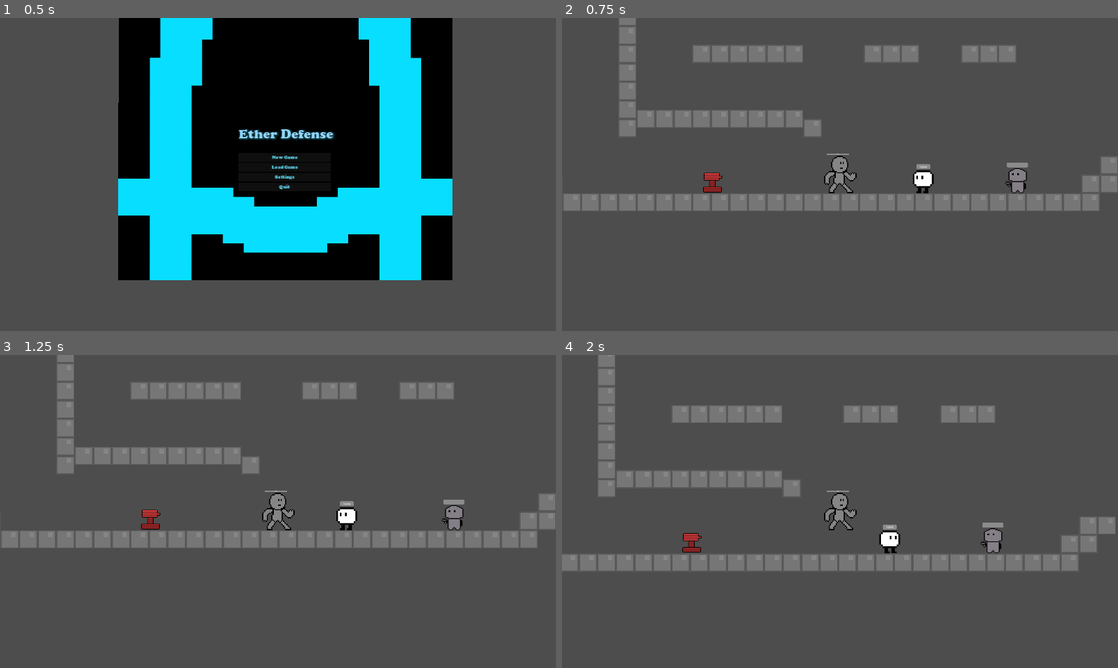
Above: before the commit, frames 1-4 (two rows, left to right).
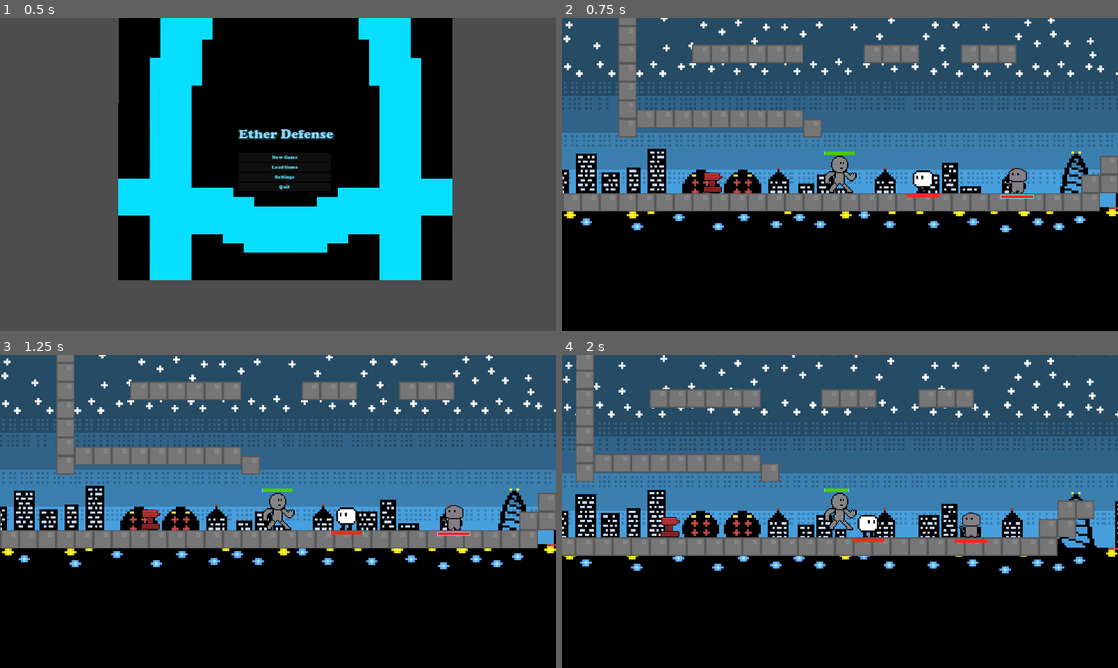
Above: after the commit, the same moments.

Repository: CoolBoy0064/EtherDefense
Game: Godot game, scene res://Title Screen.tscn
Two runs of this game, one before a commit and one after it. Both use one fixed random seed, a clock stepped at 60 frames per second and the inputs below.
Inputs:
- Up to frame 1 (0.5 s): no input
- Up to frame 2 (0.75 s): click "New Game" at 0.5 s
- Up to frame 3 (1.25 s): no input
- Up to frame 4 (2 s): hold D (move_right) from 1.28 s (still down); hold W (dash) from 1.28 s (still down); tap Space (jump) at 1.52, 1.55, 1.82 s

Frame 1 is identical in both runs. In frame 2, 87% of the frame differs, in the area x 0-100%, y 0-100%; in frame 3, 87%; in frame 4, 97%.

Commit message:
Several fixes/visual improvements
Fixed bugs related to hitboxes hitting the wrong targets, or being completely inactive. Healthbars are now colored, and level 1 has a scrolling background.

Diff:
--- a/EtherDefense/Enemy1.gd
+++ b/EtherDefense/Enemy1.gd
@@ -10,7 +10,7 @@
 @export var speed = Vector2(200, 1000)
 @export var gravity = 1600
 @export var Health = 50
-@export var damage = 0
+@export var damage = 10
 var direction = -1
 var wall = 0
 var iFrames = 0
@@ -51,13 +51,6 @@
 func _ready():
 	pass # Replace with function body.
 
-
-func _on_PlayerDetector_body_entered(body: Actor) -> void:
-	Health -= body.get_Damage()
-
-	if Health <= 0:
-		queue_free()
-
 func handle_hit(dmg):
 	if iFrames == 0:
 		Health -= dmg
@@ -66,3 +59,8 @@
 		if Health <= 0:
 			emit_signal("died")
 			queue_free()
+
+
+func _on_area_2d_body_entered(body: Node2D) -> void:
+	if body.has_method("handle_hit"):
+		body.handle_hit(damage)
--- a/EtherDefense/Enemy1.tscn
+++ b/EtherDefense/Enemy1.tscn
@@ -7,11 +7,29 @@
 size = Vector2(26, 26)
 
 [sub_resource type="RectangleShape2D" id="2"]
-size = Vector2(32, 26)
+size = Vector2(37.6667, 26)
 
-[sub_resource type="Theme" id="3"]
+[sub_resource type="CanvasItemMaterial" id="CanvasItemMaterial_adwx2"]
 
-[node name="DireFerret" type="CharacterBody2D"]
+[sub_resource type="Theme" id="Theme_vxfmw"]
+
+[sub_resource type="StyleBoxFlat" id="StyleBoxFlat_doonl"]
+bg_color = Color(0.6, 0.6, 0.6, 0)
+border_width_left = 2
+border_width_top = 2
+border_width_right = 2
+border_width_bottom = 2
+border_color = Color(0.405412, 0.871389, 1, 1)
+
+[sub_resource type="StyleBoxFlat" id="StyleBoxFlat_aa6q2"]
+bg_color = Color(1, 0.152941, 0.113725, 1)
+border_width_left = 2
+border_width_top = 2
+border_width_right = 2
+border_width_bottom = 2
+border_color = Color(0.34792, 0.879276, 1, 1)
+
+[node name="MeleeEnemy" type="CharacterBody2D"]
 scale = Vector2(3, 3)
 collision_layer = 4
 collision_mask = 15
@@ -30,21 +48,32 @@
 shape = SubResource("1")
 
 [node name="Area2D" type="Area2D" parent="."]
-collision_layer = 2
-collision_mask = 0
+collision_layer = 4
+collision_mask = 2
 
 [node name="CollisionShape2D" type="CollisionShape2D" parent="Area2D"]
-position = Vector2(0, 3)
+position = Vector2(0.166666, 3)
 shape = SubResource("2")
 
 [node name="HealthBar" type="ProgressBar" parent="."]
-offset_left = -8.0
-offset_top = -17.0
-offset_right = 72.0
-offset_bottom = 10.0
+light_mask = 1048575
+material = SubResource("CanvasItemMaterial_adwx2")
+anchors_preset = 15
+anchor_right = 1.0
+anchor_bottom = 1.0
+offset_left = -19.0
+offset_top = 17.0
+offset_right = 171.0
+offset_bottom = 39.0
+grow_horizontal = 2
+grow_vertical = 2
 scale = Vector2(0.2, 0.2)
-theme = SubResource("3")
+theme = SubResource("Theme_vxfmw")
+theme_override_styles/background = SubResource("StyleBoxFlat_doonl")
+theme_override_styles/fill = SubResource("StyleBoxFlat_aa6q2")
 max_value = 20.0
 value = 20.0
+show_percentage = false
 
+[connection signal="body_entered" from="Area2D" to="." method="_on_area_2d_body_entered"]
 [connection signal="body_entered" from="Area2D" to="." method="_on_Area2D_body_entered"]
--- a/EtherDefense/Level1.tscn
+++ b/EtherDefense/Level1.tscn
@@ -1,10 +1,12 @@
-[gd_scene load_steps=8 format=4 uid="uid://cety0kg78aykn"]
+[gd_scene load_steps=10 format=4 uid="uid://cety0kg78aykn"]
 
 [ext_resource type="Texture2D" uid="uid://sviffo2knod" path="res://Textures/Tile.png" id="2"]
 [ext_resource type="PackedScene" uid="uid://b38fv8ebxh62y" path="res://Player.tscn" id="3_n6ljk"]
 [ext_resource type="PackedScene" uid="uid://bwteg7ognsle" path="res://Turret.tscn" id="4_dqu3k"]
 [ext_resource type="PackedScene" uid="uid://b1tp87d71nlpw" path="res://ShooterEnemy.tscn" id="5_0fxc2"]
 [ext_resource type="PackedScene" uid="uid://bo6rpitye6eih" path="res://Enemy1.tscn" id="5_qlwlu"]
+[ext_resource type="Texture2D" uid="uid://dj5bmovw3gx4s" path="res://Textures/CityBackdrop.png" id="6_upvc6"]
+[ext_resource type="Texture2D" uid="uid://c781wks527jod" path="res://Textures/Stars-export.png" id="7_ci4ku"]
 
 [sub_resource type="TileSetAtlasSource" id="TileSetAtlasSource_7qyif"]
 texture = ExtResource("2")
@@ -63,3 +65,23 @@
 
 [node name="DireFerret" parent="." instance=ExtResource("5_qlwlu")]
 position = Vector2(318, 60)
+
+[node name="ParallaxBackground" type="ParallaxBackground" parent="."]
+
+[node name="ParallaxLayer" type="ParallaxLayer" parent="ParallaxBackground"]
+position = Vector2(-77, -32)
+motion_scale = Vector2(0.01, 0.5)
+motion_mirroring = Vector2(2048, 0)
+
+[node name="Sprite2D" type="Sprite2D" parent="ParallaxBackground/ParallaxLayer"]
+position = Vector2(245, 530)
+texture = ExtResource("6_upvc6")
+
+[node name="ParallaxLayer2" type="ParallaxLayer" parent="ParallaxBackground"]
+position = Vector2(-77, -32)
+motion_scale = Vector2(0.01, 0.5)
+motion_mirroring = Vector2(2048, 0)
+
+[node name="Sprite2D" type="Sprite2D" parent="ParallaxBackground/ParallaxLayer2"]
+position = Vector2(242, -494)
+texture = ExtResource("7_ci4ku")
--- a/EtherDefense/Player.gd
+++ b/EtherDefense/Player.gd
@@ -65,6 +65,14 @@
 
 
 func _physics_process(delta):
+
+	#Jumping and gravity
+
+	if Input.is_action_just_pressed("jump") and is_on_wall() and !shieldActive and !is_on_floor() and !wallJump:
+		if Input.is_action_pressed("dash"):
+			isDashing = 1
+		wallJump = 1
+		direction.x = -direction.x
 	is_jump_interrupted = Input.is_action_just_released("jump") and velocity.y < 0
 	direction = get_direction(wallJump)
 	velocity = calculate_move_velocity(velocity,direction, speed, is_jump_interrupted, wallJump)
@@ -100,18 +108,6 @@
 		lookLeft = 1
 
 
-
-
-	#Jumping and gravity
-
-	if Input.is_action_just_pressed("jump") and is_on_wall() and !shieldActive:
-		if Input.is_action_pressed("dash"):
-			isDashing = 1
-		wallJump = 1
-		direction.x = -direction.x
-# Declare member variables here. Examples:
-# var a = 2
-# var b = "text"
 
 
 # Called when the node enters the scene tree for the first time.
--- a/EtherDefense/Player.tscn
+++ b/EtherDefense/Player.tscn
@@ -18,6 +18,22 @@
 [sub_resource type="CanvasItemMaterial" id="9"]
 
 [sub_resource type="Theme" id="5"]
+
+[sub_resource type="StyleBoxFlat" id="StyleBoxFlat_nbxiq"]
+bg_color = Color(0.6, 0.6, 0.6, 0)
+border_width_left = 5
+border_width_top = 5
+border_width_right = 5
+border_width_bottom = 5
+border_color = Color(0.405412, 0.871389, 1, 1)
+
+[sub_resource type="StyleBoxFlat" id="StyleBoxFlat_cik1c"]
+bg_color = Color(0.290196, 0.8, 0, 1)
+border_width_left = 5
+border_width_top = 5
+border_width_right = 5
+border_width_bottom = 5
+border_color = Color(0.34792, 0.879276, 1, 1)
 
 [node name="Player" type="CharacterBody2D"]
 material = SubResource("8")
@@ -57,16 +73,19 @@
 anchors_preset = 15
 anchor_right = 1.0
 anchor_bottom = 1.0
-offset_left = -45.0
-offset_top = -73.0
-offset_right = 335.0
-offset_bottom = -46.0
+offset_left = -54.0
+offset_top = -80.0
+offset_right = 471.0
+offset_bottom = -10.0
 grow_horizontal = 2
 grow_vertical = 2
 scale = Vector2(0.2, 0.2)
 theme = SubResource("5")
+theme_override_styles/background = SubResource("StyleBoxFlat_nbxiq")
+theme_override_styles/fill = SubResource("StyleBoxFlat_cik1c")
 max_value = 20.0
 value = 20.0
+show_percentage = false
 
 [node name="PkmnGUN2" type="Marker2D" parent="."]
 position = Vector2(-61, 0)
--- a/EtherDefense/Projectiles/Melee Hurtbox.tscn
+++ b/EtherDefense/Projectiles/Melee Hurtbox.tscn
@@ -6,8 +6,8 @@
 radius = 38.0526
 
 [node name="Hitbox" type="Area2D"]
-collision_layer = 15
-collision_mask = 15
+collision_layer = 2
+collision_mask = 4
 script = ExtResource("1")
 
 [node name="CollisionShape2D" type="CollisionShape2D" parent="."]
--- a/EtherDefense/ShooterEnemy.tscn
+++ b/EtherDefense/ShooterEnemy.tscn
@@ -10,7 +10,25 @@
 [sub_resource type="RectangleShape2D" id="2"]
 size = Vector2(256, 22.6667)
 
-[sub_resource type="Theme" id="3"]
+[sub_resource type="CanvasItemMaterial" id="CanvasItemMaterial_l8sun"]
+
+[sub_resource type="Theme" id="Theme_hwfv3"]
+
+[sub_resource type="StyleBoxFlat" id="StyleBoxFlat_lcg26"]
+bg_color = Color(0.6, 0.6, 0.6, 0)
+border_width_left = 2
+border_width_top = 2
+border_width_right = 2
+border_width_bottom = 2
+border_color = Color(0.405412, 0.871389, 1, 1)
+
+[sub_resource type="StyleBoxFlat" id="StyleBoxFlat_1ceo8"]
+bg_color = Color(1, 0.152941, 0.113725, 1)
+border_width_left = 2
+border_width_top = 2
+border_width_right = 2
+border_width_bottom = 2
+border_color = Color(0.34792, 0.879276, 1, 1)
 
 [node name="Enemy2" type="CharacterBody2D"]
 scale = Vector2(3, 3)
@@ -46,12 +64,21 @@
 shape = SubResource("2")
 
 [node name="HealthBar" type="ProgressBar" parent="."]
-offset_left = -12.0
-offset_top = -23.0
-offset_right = 110.0
-offset_bottom = 4.0
+light_mask = 1048575
+material = SubResource("CanvasItemMaterial_l8sun")
+anchors_preset = 15
+anchor_right = 1.0
+anchor_bottom = 1.0
+offset_left = -18.6667
+offset_top = 13.6667
+offset_right = 171.333
+offset_bottom = 35.6667
+grow_horizontal = 2
+grow_vertical = 2
 scale = Vector2(0.2, 0.2)
-theme = SubResource("3")
+theme = SubResource("Theme_hwfv3")
+theme_override_styles/background = SubResource("StyleBoxFlat_lcg26")
+theme_override_styles/fill = SubResource("StyleBoxFlat_1ceo8")
 max_value = 20.0
 value = 20.0
 show_percentage = false
Not shown: 1 places in EtherDefense/Enemy1.tscn that only renumber resources
Not shown: 4 places in EtherDefense/HUD.tscn that only renumber resources
Not shown: 1 places in EtherDefense/Player.tscn that only renumber resources
Not shown: 1 places in EtherDefense/ShooterEnemy.tscn that only renumber resources
Binary file added: EtherDefense/Textures/CityBackdrop.png
Not shown, added: EtherDefense/Textures/CityBackdrop.png.import
Binary file added: EtherDefense/Textures/Stars-export.png
Not shown, added: EtherDefense/Textures/Stars-export.png.import
Binary file added: EtherDefense/Textures/Stars.png
Not shown, added: EtherDefense/Textures/Stars.png.import
